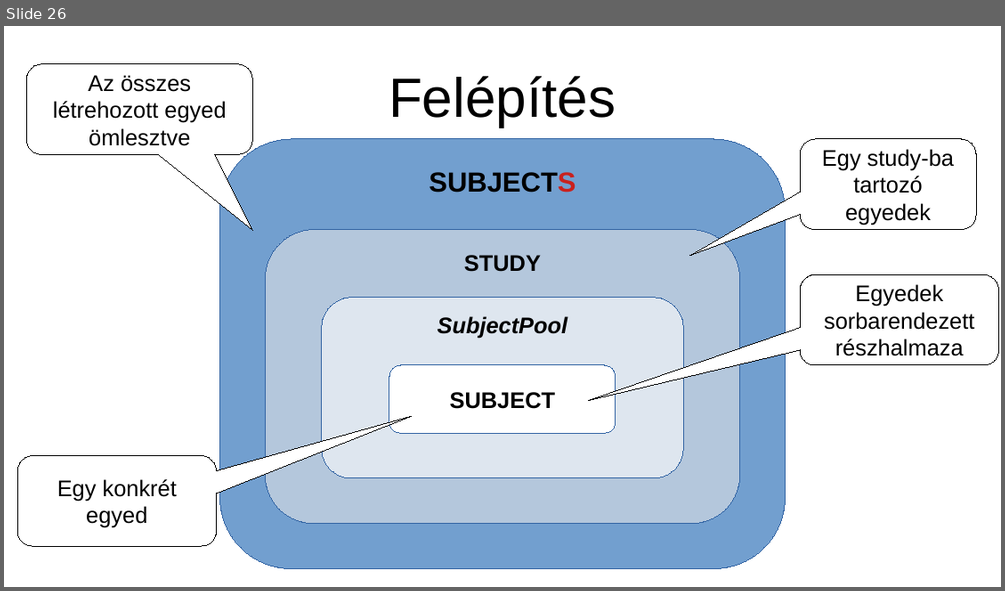
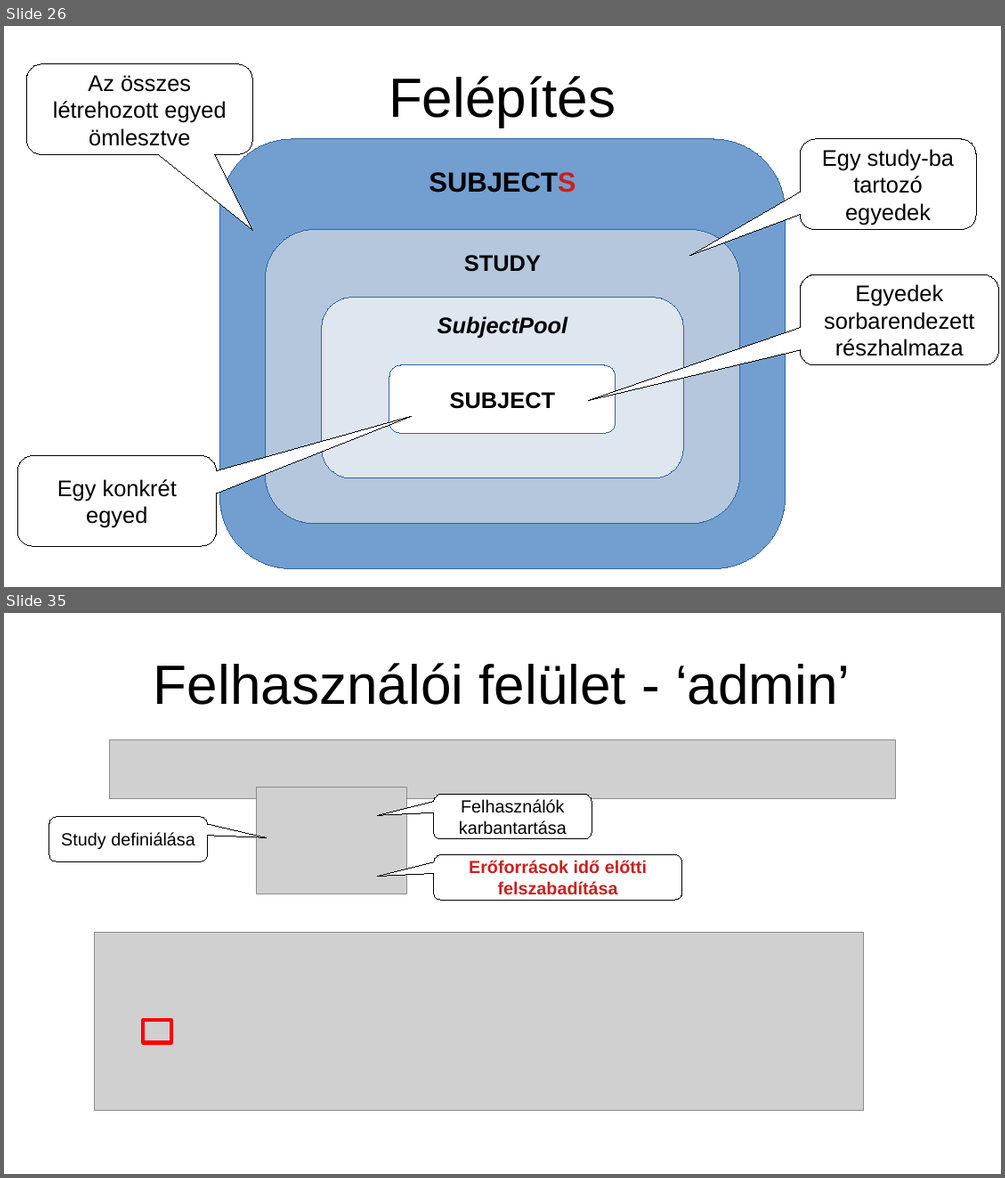
Before and after one commit to dfajtai/exam_register, a slide deck: src/online_event_recorder/howto/exam_register_manual_v0_20240305.odp. Shown one above the other, each under a label of ours: slide 26 before the commit, slides 26 and 35 after it; the slides between them are not shown. The pictures are 1005x591 and 1005x1178 pixels, drawn with LibreOffice and Linux fonts; fonts in the diff are those of the drawing; grey boxes stand for pictures. Boxes give left, top, right and bottom in pixels: in the first picture for what was removed or moved away, otherwise in the second. Text is boxed around its words. In the diff, an @@ line names an element or a change of style, - is before the commit and + after.

```diff
--- a/src/online_event_recorder/howto/exam_register_manual_v0_20240305.odp
+++ b/src/online_event_recorder/howto/exam_register_manual_v0_20240305.odp
@@ slide 35 added at (4, 613, 1001, 1174), background #FFFFFF @@
@@ title added at (154, 663, 850, 705), 44 pt, text #000000 @@
+Felhasználói felület - ‘admin’
@@ picture added at (110, 739, 896, 798) @@
@@ picture added at (257, 787, 407, 894) @@
@@ rounded speech box added at (434, 794, 592, 839), fill #FFFFFF, outline #000000 0 pt, 14 pt, text #000000 @@
+Felhasználók karbantartása
@@ rounded speech box added at (49, 817, 208, 861), fill #FFFFFF, outline #000000 0 pt, 14 pt, text #000000 @@
+Study definiálása
@@ rounded speech box added at (434, 854, 682, 900), fill #FFFFFF, outline #000000 0 pt, 14 pt, text #C9211E, bold @@
+Erőforrások idő előtti felszabadítása
@@ picture added at (95, 933, 864, 1111) @@
@@ rectangle added at (144, 1020, 171, 1043), outline #FF0000 2.89 pt @@
```
Also in this commit, not shown: 6 slides changed, 16 other slides added, 2 slides removed, 4 other files.
